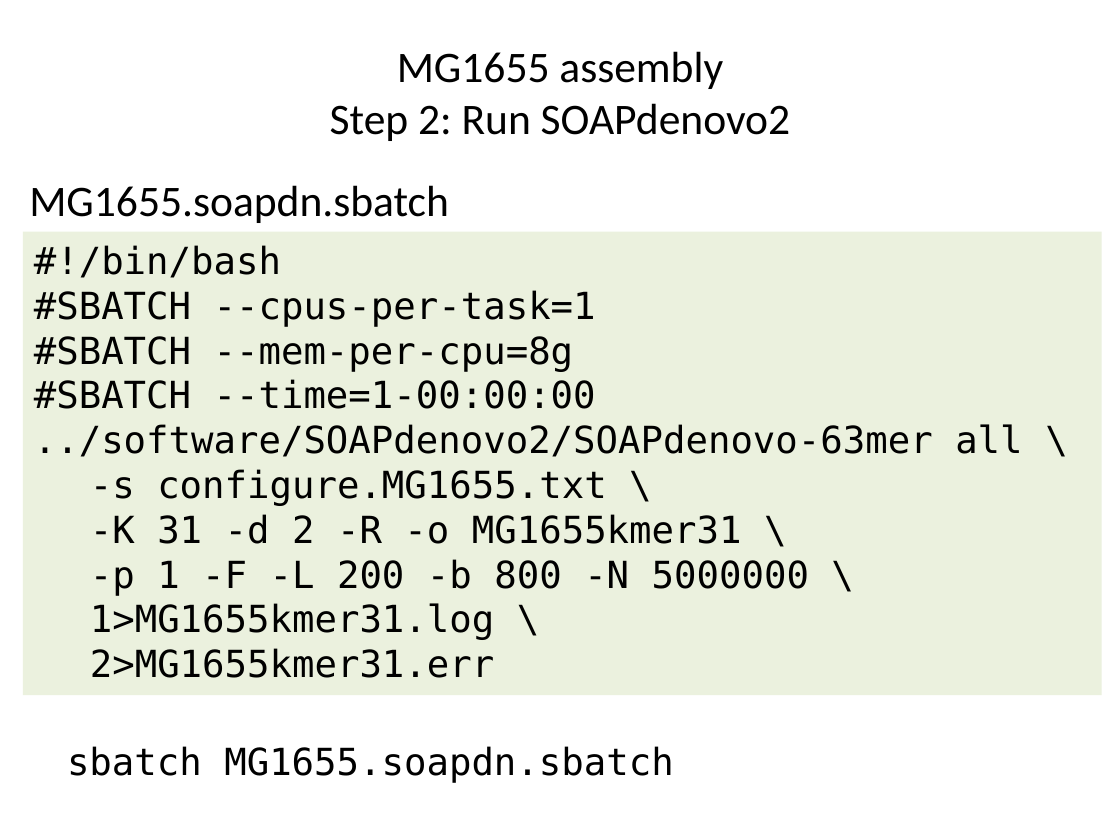
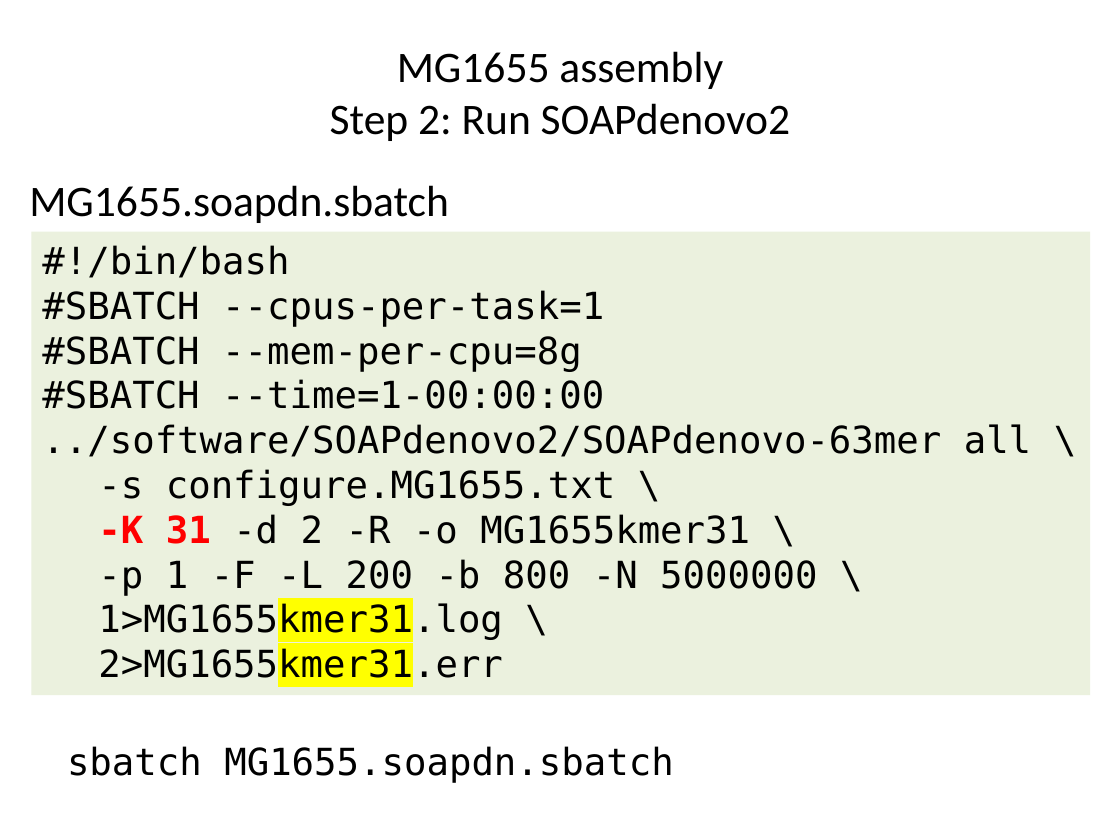
Before and after one commit to liu3zhenlab/teaching, a slide deck: slide 9 of PLPTH813Bioinformatis/2023/labs/lab09_assembly.pptx. Drawn at 1120x840 pixels with LibreOffice and Linux fonts; fonts in the diff are those of the drawing. Boxes give left, top, right and bottom in pixels: in the first picture for what was removed or moved away, otherwise in the second. Text is boxed around its words. In the diff, an @@ line names an element or a change of style, - is before the commit and + after.

```diff
--- a/PLPTH813Bioinformatis/2023/labs/lab09_assembly.pptx
+++ b/PLPTH813Bioinformatis/2023/labs/lab09_assembly.pptx
@@ rectangle "#!/bin/bash" resized from (x1=22, y1=232, x2=1101, y2=696) to (x1=31, y1=232, x2=1090, y2=696) @@
@@ text in rectangle at (x1=98, y1=514, x2=750, y2=685): text colour #000000 to #FF0000, bold on in "-K 31"; highlight none to #FFFF00 in "1>MG1655kmer31.log", "2>MG1655kmer31.err" @@
```
Also in this commit, not shown: 6 other slides changed, 2 other files.
